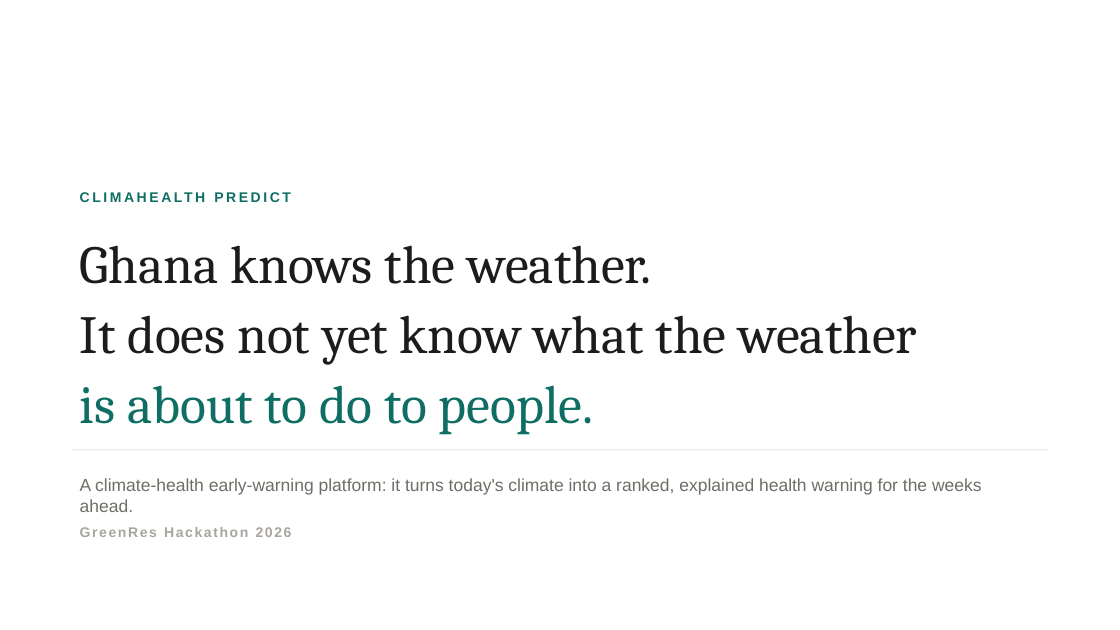
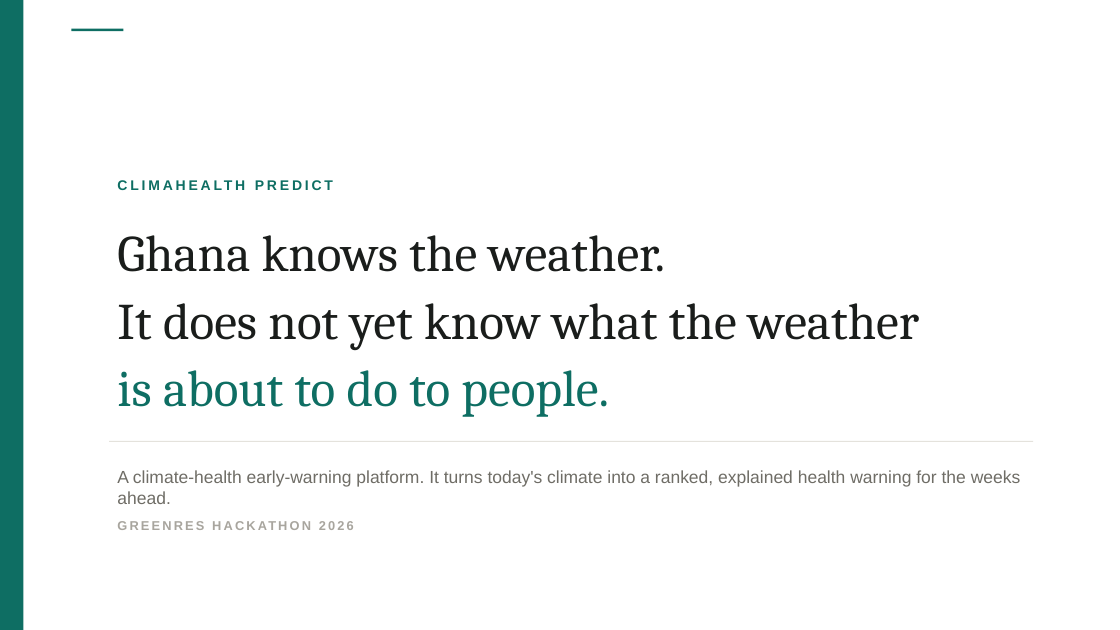
Before and after one commit to Joeboy77/ClimateHealth, a slide deck: slide 1 of deck/ClimaHealth-Predict.pptx. Drawn at 1120x630 pixels with LibreOffice and Linux fonts; fonts in the diff are those of the drawing. Boxes give left, top, right and bottom in pixels: in the first picture for what was removed or moved away, otherwise in the second. Text is boxed around its words. In the diff, an @@ line names an element or a change of style, - is before the commit and + after.

```diff
--- a/deck/ClimaHealth-Predict.pptx
+++ b/deck/ClimaHealth-Predict.pptx
@@ rectangle added at [0, 0, 24, 630], fill #0E6E63 @@
@@ rectangle added at [71, 29, 124, 31], fill #0E6E63 @@
@@ text "CLIMAHEALTH PREDICT": place and size @@
-text "CLIMAHEALTH PREDICT" at [80, 245, 917, 424]
+text "CLIMAHEALTH PREDICT" at [117, 235, 919, 417]
@@ text "CLIMAHEALTH PREDICT" at [117, 235, 919, 417]: letter spacing 2.2 to 2.4 pt in "CLIMAHEALTH PREDICT"; size 46 to 44 pt in "Ghana knows the weather.", "It does not yet know what the ...", "is about to do to people."; more space between paragraphs; line spacing 1.05 to 1.06; less space between paragraphs @@
@@ rectangle: place and size @@
-rectangle at [71, 450, 1049, 450]
+rectangle at [109, 441, 1033, 442]
@@ text at [117, 470, 1021, 504]: text changed @@
-A climate-health early-warning platform: it turns today's climate into a ranked, explained health warning for the weeks ahead.
-GreenRes Hackathon 2026
+A climate-health early-warning platform. It turns today's climate into a ranked, explained health warning for the weeks ahead.
+GREENRES HACKATHON 2026
```
Also in this commit, not shown: 8 other slides changed, 3 slides added, 10 slides removed, 9 other files.
